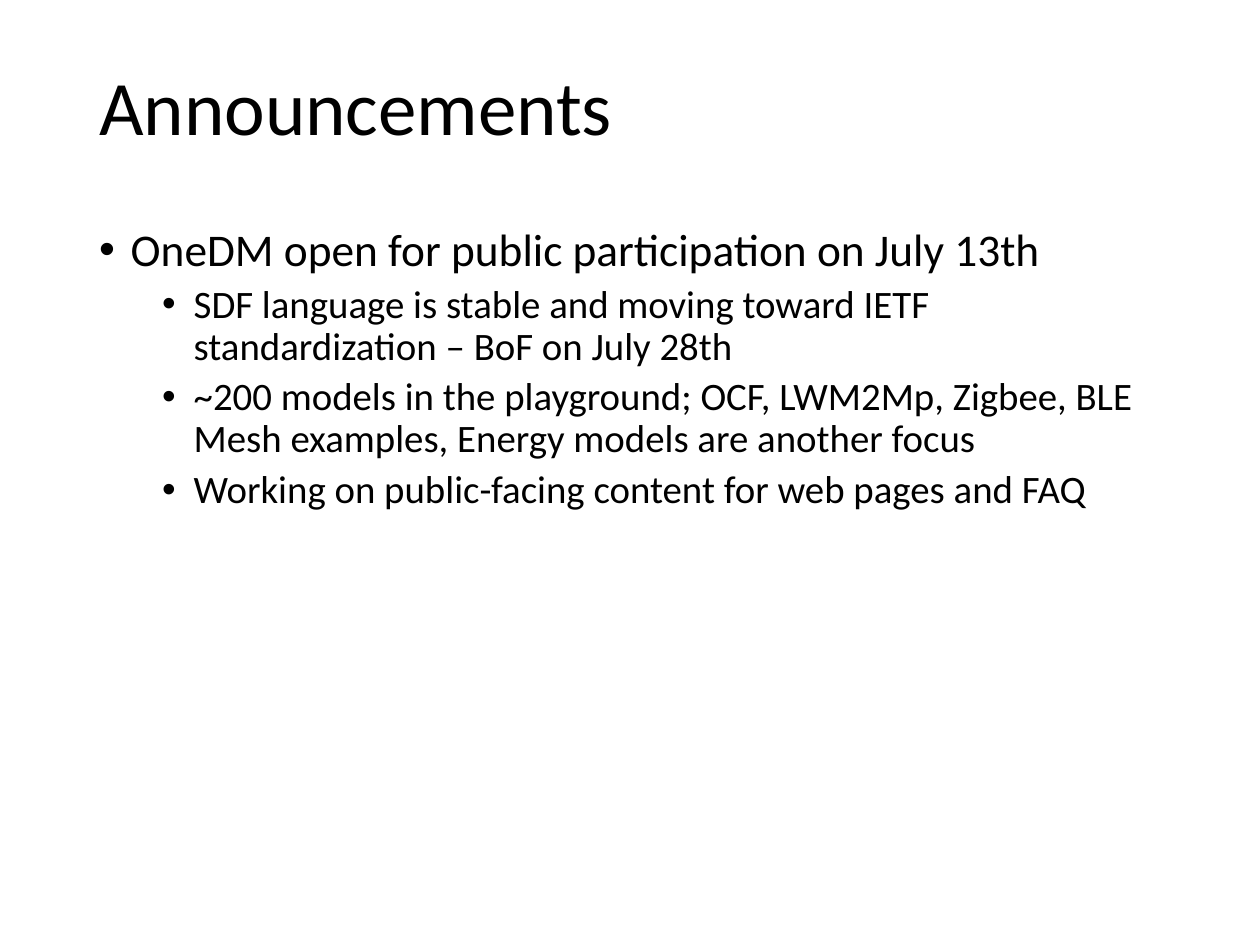
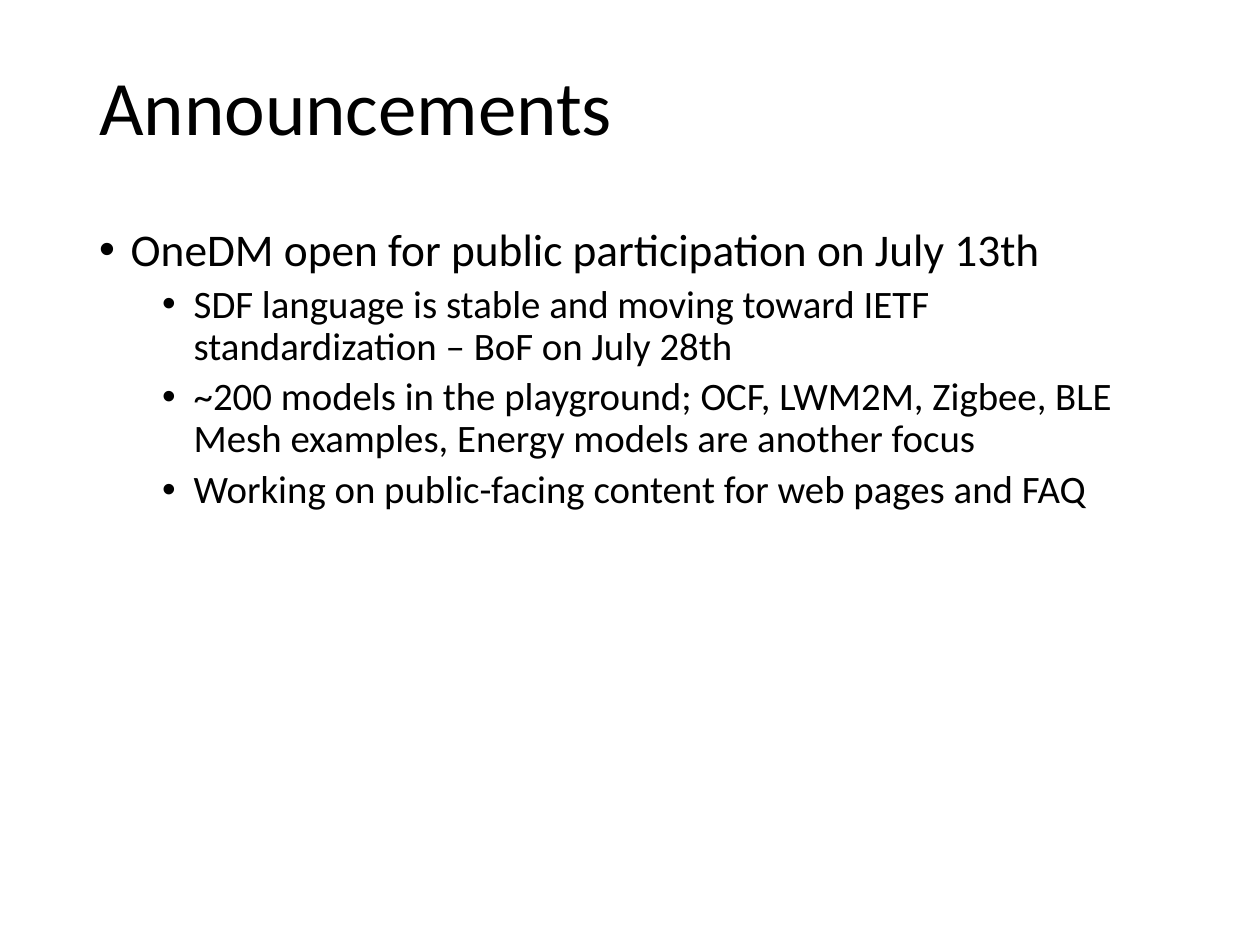
Before and after one commit to iot-schema-collab/teleconferences, a slide deck: slide 3 of iotschema-20200716.pptx. Drawn at 1260x945 pixels with LibreOffice and Linux fonts; fonts in the diff are those of the drawing. Boxes give left, top, right and bottom in pixels: in the first picture for what was removed or moved away, otherwise in the second. Text is boxed around its words. In the diff, an @@ line names an element or a change of style, - is before the commit and + after.

```diff
--- a/iotschema-20200716.pptx
+++ b/iotschema-20200716.pptx
@@ text at bbox=[194, 383, 1111, 459]: text changed @@
-  • ~200 models in the playground; OCF, LWM2Mp, Zigbee, BLE Mesh examples, Energy models are another focus
+  • ~200 models in the playground; OCF, LWM2M, Zigbee, BLE Mesh examples, Energy models are another focus
```
Also in this commit, not shown: 1 other slide changed.
